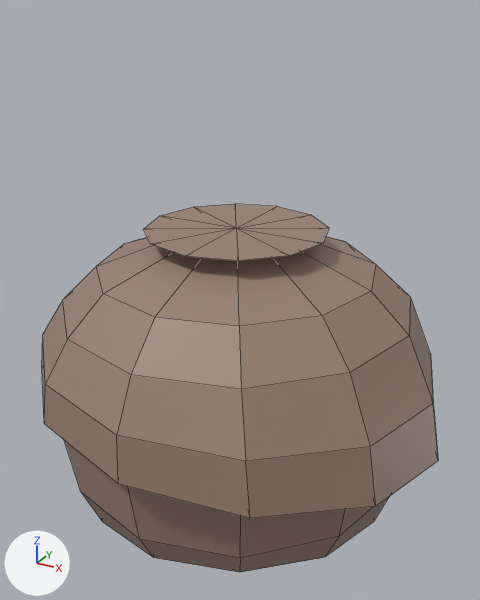
What one commit did to the FBX model Assets/Models/Beehive.fbx.
Camera for both pictures: a camera (50 mm lens) standing at (0.872, -1.564, 0.565) and looking at (-0.012, 0.042, -0.238). Lighting does not change. The marker at lower left points along +X, +Y and +Z. Mesh edges are drawn as thin lines. Where no turn or scale is listed for an object, it has been applied to the vertices.

Names of what the first picture shows: 'WaspNest'.
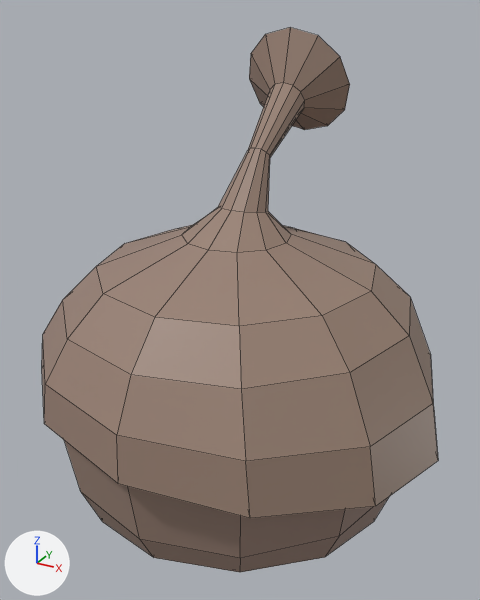
Commit message: Updated Beehive

Boxes [x1, y1, x2, y2] around the edits, measured in the pictures (480 x 600 px):
'WaspNest', reshaped (48% taller): before [42, 204, 438, 572]; after [42, 27, 438, 572]
part 1 of me_cylinder_011, built on: before [143, 204, 329, 261]; after [182, 27, 350, 253]

What changed in the scene script:
```text
Change me_cylinder_011:
    used by ob_waspnest; location = (0.0, 0.0, 0.0)
    remove me_cylinder_011.from_pydata(...)  # 266 vertices, 276 faces; spans x -0.609..0.625, y -0.598..0.634, z -1.127..0.0
    add me_cylinder_011.from_pydata(...)  # 290 vertices, 300 faces; spans x -0.609..0.625, y -0.598..0.634, z -1.127..0.514
    me_cylinder_011 part 1
    12 faces are deleted
    25 vertices move from x -0.261..0.261, y -0.261..0.261, z -0.008..0.0 to x -0.072..0.072, y -0.028..0.385, z 0.035..0.36
    24 vertices are added at x -0.168..0.168, y 0.281..0.45, z 0.206..0.514
    36 new faces join them
```
